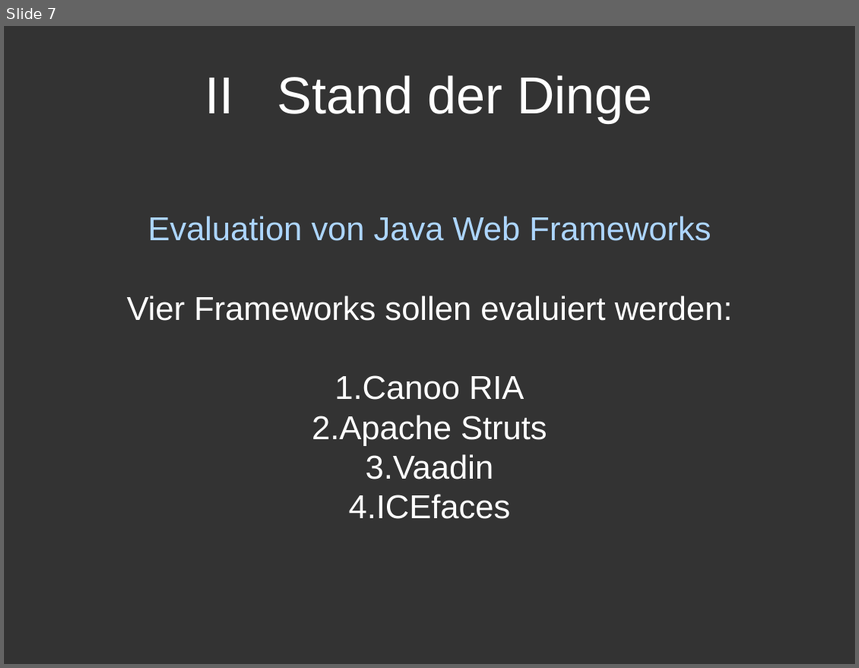
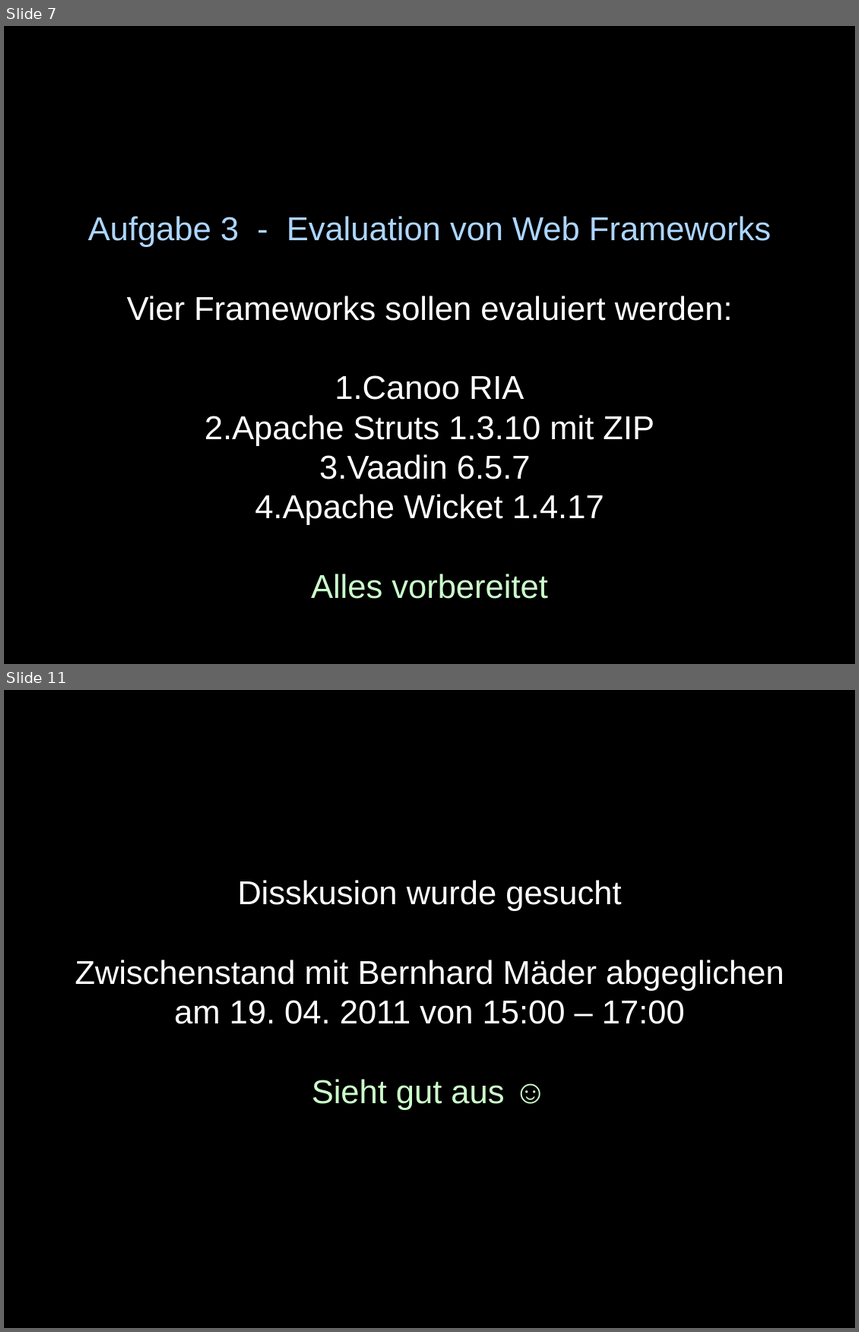
Before and after one commit to sushicutta/Diplomarbeit, a slide deck: praesentation/designreview/design-review-meeting.ppt. Shown one above the other, each under a label of ours: slide 7 before the commit, slides 7 and 11 after it; the slides between them are not shown. The pictures are 859x668 and 859x1332 pixels, drawn with LibreOffice and Linux fonts; fonts in the diff are those of the drawing. Boxes give left, top, right and bottom in pixels: in the first picture for what was removed or moved away, otherwise in the second. Text is boxed around its words. In the diff, an @@ line names an element or a change of style, - is before the commit and + after.

Commit message:
Design - review Präsentation

```diff
--- a/praesentation/designreview/design-review-meeting.ppt
+++ b/praesentation/designreview/design-review-meeting.ppt
@@ slide 11 added at [4, 690, 855, 1328], background #000000 @@
@@ text added at [75, 880, 785, 1110], 28 pt, text #FFFFFF @@
+Disskusion wurde gesucht
+Zwischenstand mit Bernhard Mäder abgeglichen
+am 19. 04. 2011 von 15:00 – 17:00
+Sieht gut aus ☺
@@ slide 7 changed as well @@
@@ background #333333 to #000000 @@
@@ title removed at [205, 75, 653, 123] @@
-II Stand der Dinge
@@ text at [88, 216, 771, 247]: text changed @@
-Evaluation von Java Web Frameworks
+Aufgabe 3 - Evaluation von Web Frameworks
@@ text at [205, 415, 655, 599]: text changed @@
-2. Apache Struts
-3. Vaadin
-4. ICEfaces
+2. Apache Struts 1.3.10 mit ZIP
+3. Vaadin 6.5.7
+4. Apache Wicket 1.4.17
+Alles vorbereitet
```
Also in this commit, not shown: 8 other slides changed, 5 other slides added, 1 slide removed.
